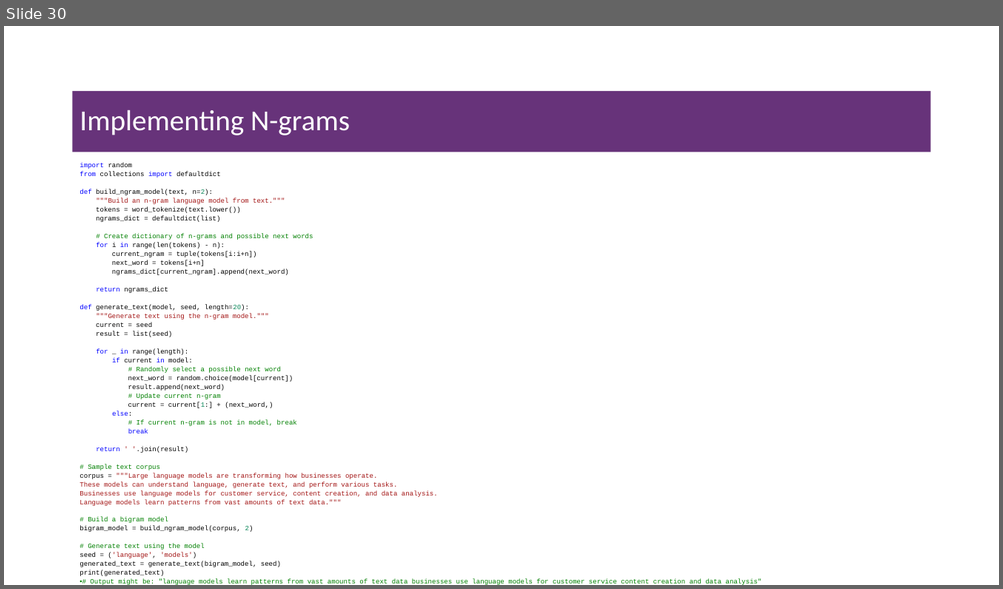
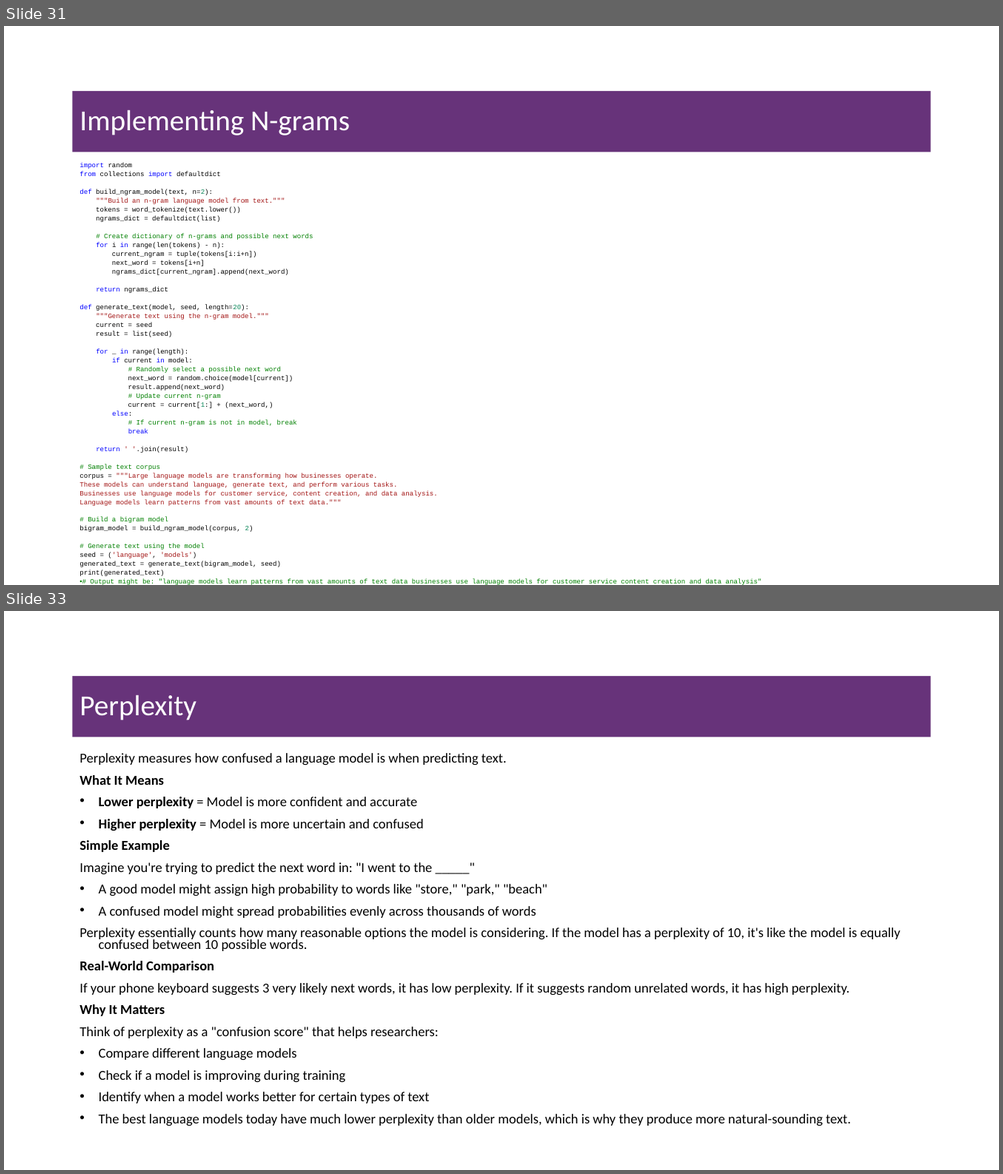
Before and after one commit to msfasha/307307-BI-Methods, a slide deck: 20242-NLP-LLM/lecture notes/Part 1 - Introduction to NLP/1-introduction to NLP.pptx. Shown one above the other, each under a label of ours: slide 30 before the commit, slides 31 and 33 after it; the slides between them are not shown. The pictures are 1003x589 and 1003x1174 pixels, drawn with LibreOffice and Linux fonts; fonts in the diff are those of the drawing; background and template pictures are left out. Boxes give left, top, right and bottom in pixels: in the first picture for what was removed or moved away, otherwise in the second. Text is boxed around its words. In the diff, an @@ line names an element or a change of style, - is before the commit and + after.

```diff
--- a/20242-NLP-LLM/lecture notes/Part 1 - Introduction to NLP/1-introduction to NLP.pptx
+++ b/20242-NLP-LLM/lecture notes/Part 1 - Introduction to NLP/1-introduction to NLP.pptx
@@ slide 33 added at [4,611,999,1170], background #FFFFFF @@
@@ title added at [73,676,930,737], fill #67337A, 28 pt, text #FFFFFF @@
+Perplexity
@@ text added at [79,753,900,1126], 13.2 pt, text #000000 @@
+Perplexity measures how confused a language model is when predicting text.
+What It Means
+• Lower perplexity = Model is more confident and accurate
+• Higher perplexity = Model is more uncertain and confused
+Simple Example
+Imagine you're trying to predict the next word in: "I went to the _____"
+• A good model might assign high probability to words like "store," "park," "beach"
+• A confused model might spread probabilities evenly across thousands of words
+Perplexity essentially counts how many reasonable options the model is considering. If the model has a perplexity of 10, it's like the model is equally confused between 10 possible words.
+Real-World Comparison
+If your phone keyboard suggests 3 very likely next words, it has low perplexity. If it suggests random unrelated words, it has high perplexity.
+Why It Matters
+Think of perplexity as a "confusion score" that helps researchers:
+• Compare different language models
+• Check if a model is improving during training
+• Identify when a model works better for certain types of text
+• The best language models today have much lower perplexity than older models, which is why they produce more natural-sounding text.
@@ what was slide 30 is now slide 31 @@
```
Also in this commit, not shown: 2 slides changed, 2 other slides added, 4 other files.
